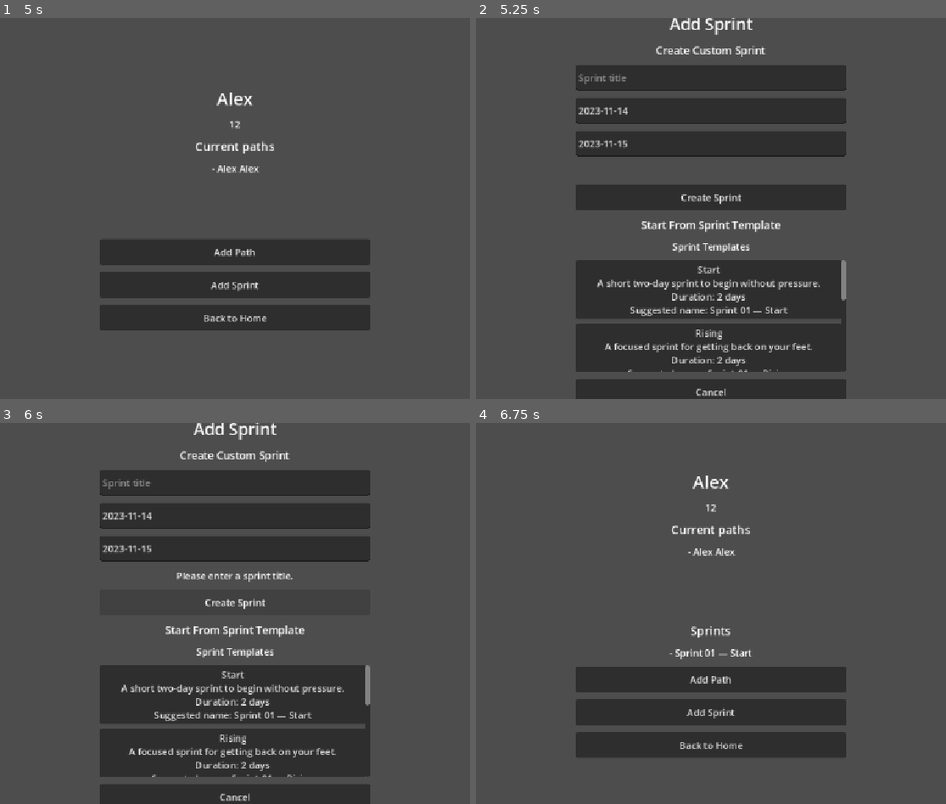
Above: before the commit, frames 1-4 (two rows, left to right).
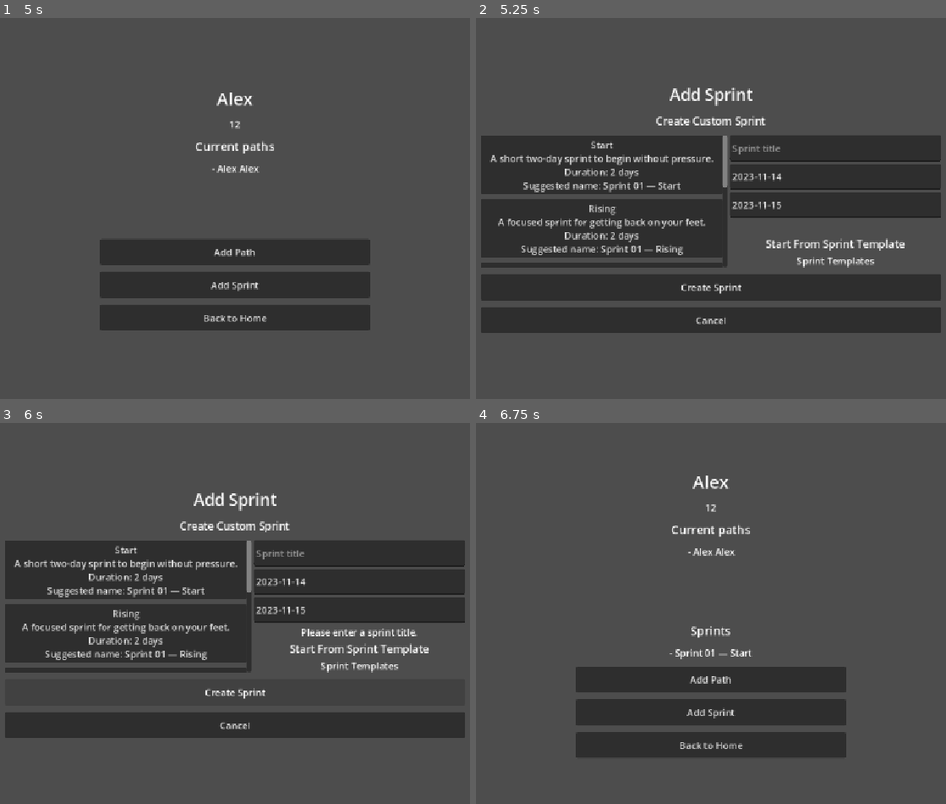
Above: after the commit, the same moments.

Repository: Farhad7d7/QuestBoard
Game: Godot game, scene res://scenes/Main.tscn
Two runs of this game, one before a commit and one after it. Both use one fixed random seed, a clock stepped at 60 frames per second and the inputs below.
Inputs (mouse positions are in pixels of both pictures, inside the frame that each line leads up to):
- Up to frame 1 (5 s): click "Create Custom Story" at 0.5 s; click (235, 143) at 1.27 s; type "Alex" at 1.35 s; click (235, 197) at 1.5 s; type "12" at 1.58 s; click "Create" at 2 s; click "Add Path" at 2.75 s; click (235, 162) at 3.52 s; type "Alex" at 3.6 s; click (235, 197) at 3.75 s; type "Alex" at 3.83 s; click "Create Path" at 4.25 s
- Up to frame 2 (5.25 s): click "Add Sprint" at 5 s
- Up to frame 3 (6 s): click "Create Sprint" at 5.75 s
- Up to frame 4 (6.75 s): click "Start A short two-day sprint …" at 6.5 s

Frame 1 is identical in both runs. In frame 2, 47% of the frame differs, in the area x 1-99%, y 0-100%; in frame 3, 44%; in frame 4, nothing differs.

Commit message:
Fix AddSprintScreen node paths

Diff:
--- a/scenes/Main.tscn
+++ b/scenes/Main.tscn
@@ -1,8 +1,8 @@
-[gd_scene load_steps=2 format=3]
-
-[ext_resource type="Script" path="res://scripts/main.gd" id="1_8du0g"]
-
-[node name="Main" type="Control"]
+[gd_scene format=3 uid="uid://c1og2tejaxrpw"]
+
+[ext_resource type="Script" uid="uid://dvheb80sqhxdr" path="res://scripts/main.gd" id="1_8du0g"]
+
+[node name="Main" type="Control" unique_id=265992179]
 layout_mode = 3
 anchors_preset = 15
 anchor_right = 1.0
@@ -11,7 +11,7 @@
 grow_vertical = 2
 script = ExtResource("1_8du0g")
 
-[node name="ScreenContainer" type="CenterContainer" parent="."]
+[node name="ScreenContainer" type="CenterContainer" parent="." unique_id=1424475673]
 layout_mode = 1
 anchors_preset = 15
 anchor_right = 1.0
@@ -19,338 +19,344 @@
 grow_horizontal = 2
 grow_vertical = 2
 
-[node name="ContentBox" type="VBoxContainer" parent="ScreenContainer"]
+[node name="ContentBox" type="VBoxContainer" parent="ScreenContainer" unique_id=677334457]
 custom_minimum_size = Vector2(460, 0)
 layout_mode = 2
 theme_override_constants/separation = 12
 alignment = 1
 
-[node name="HomeScreen" type="VBoxContainer" parent="ScreenContainer/ContentBox"]
-layout_mode = 2
-theme_override_constants/separation = 12
-alignment = 1
-
-[node name="TitleLabel" type="Label" parent="ScreenContainer/ContentBox/HomeScreen"]
+[node name="HomeScreen" type="VBoxContainer" parent="ScreenContainer/ContentBox" unique_id=1344488574]
+layout_mode = 2
+theme_override_constants/separation = 12
+alignment = 1
+
+[node name="TitleLabel" type="Label" parent="ScreenContainer/ContentBox/HomeScreen" unique_id=1731253966]
 layout_mode = 2
 theme_override_font_sizes/font_size = 32
 text = "QuestBoard"
 horizontal_alignment = 1
 
-[node name="EmptyStateLabel" type="Label" parent="ScreenContainer/ContentBox/HomeScreen"]
+[node name="EmptyStateLabel" type="Label" parent="ScreenContainer/ContentBox/HomeScreen" unique_id=1960714917]
 layout_mode = 2
 text = "No story yet. Create your first story to begin your journey."
 horizontal_alignment = 1
 autowrap_mode = 3
 
-[node name="CreateCustomStoryButton" type="Button" parent="ScreenContainer/ContentBox/HomeScreen"]
+[node name="CreateCustomStoryButton" type="Button" parent="ScreenContainer/ContentBox/HomeScreen" unique_id=2079344099]
 custom_minimum_size = Vector2(340, 44)
 layout_mode = 2
 text = "Create Custom Story"
 
-[node name="StartFromTemplateButton" type="Button" parent="ScreenContainer/ContentBox/HomeScreen"]
+[node name="StartFromTemplateButton" type="Button" parent="ScreenContainer/ContentBox/HomeScreen" unique_id=583880053]
 custom_minimum_size = Vector2(340, 44)
 layout_mode = 2
 text = "Start From Template"
 
-[node name="SettingsButton" type="Button" parent="ScreenContainer/ContentBox/HomeScreen"]
+[node name="SettingsButton" type="Button" parent="ScreenContainer/ContentBox/HomeScreen" unique_id=1294514142]
 custom_minimum_size = Vector2(340, 44)
 layout_mode = 2
 text = "Settings"
 
-[node name="CustomStoryScreen" type="VBoxContainer" parent="ScreenContainer/ContentBox"]
-visible = false
-layout_mode = 2
-theme_override_constants/separation = 12
-alignment = 1
-
-[node name="FormTitleLabel" type="Label" parent="ScreenContainer/ContentBox/CustomStoryScreen"]
+[node name="CustomStoryScreen" type="VBoxContainer" parent="ScreenContainer/ContentBox" unique_id=1385381260]
+visible = false
+layout_mode = 2
+theme_override_constants/separation = 12
+alignment = 1
+
+[node name="FormTitleLabel" type="Label" parent="ScreenContainer/ContentBox/CustomStoryScreen" unique_id=69707741]
 layout_mode = 2
 theme_override_font_sizes/font_size = 28
 text = "Create Custom Story"
 horizontal_alignment = 1
 
-[node name="StoryTitleInput" type="LineEdit" parent="ScreenContainer/ContentBox/CustomStoryScreen"]
+[node name="StoryTitleInput" type="LineEdit" parent="ScreenContainer/ContentBox/CustomStoryScreen" unique_id=450182988]
 custom_minimum_size = Vector2(360, 44)
 layout_mode = 2
 placeholder_text = "Story title"
 
-[node name="StoryDescriptionInput" type="TextEdit" parent="ScreenContainer/ContentBox/CustomStoryScreen"]
+[node name="StoryDescriptionInput" type="TextEdit" parent="ScreenContainer/ContentBox/CustomStoryScreen" unique_id=700507115]
 custom_minimum_size = Vector2(360, 110)
 layout_mode = 2
 placeholder_text = "Story description"
 
-[node name="FormMessageLabel" type="Label" parent="ScreenContainer/ContentBox/CustomStoryScreen"]
-layout_mode = 2
-horizontal_alignment = 1
-autowrap_mode = 3
-
-[node name="CreateStoryButton" type="Button" parent="ScreenContainer/ContentBox/CustomStoryScreen"]
+[node name="FormMessageLabel" type="Label" parent="ScreenContainer/ContentBox/CustomStoryScreen" unique_id=1284219952]
+layout_mode = 2
+horizontal_alignment = 1
+autowrap_mode = 3
+
+[node name="CreateStoryButton" type="Button" parent="ScreenContainer/ContentBox/CustomStoryScreen" unique_id=830514228]
 custom_minimum_size = Vector2(340, 44)
 layout_mode = 2
 text = "Create"
 
-[node name="CancelCustomStoryButton" type="Button" parent="ScreenContainer/ContentBox/CustomStoryScreen"]
+[node name="CancelCustomStoryButton" type="Button" parent="ScreenContainer/ContentBox/CustomStoryScreen" unique_id=1079997054]
 custom_minimum_size = Vector2(340, 44)
 layout_mode = 2
 text = "Cancel"
 
-[node name="TemplateScreen" type="VBoxContainer" parent="ScreenContainer/ContentBox"]
-visible = false
-layout_mode = 2
-theme_override_constants/separation = 12
-alignment = 1
-
-[node name="TemplateTitleLabel" type="Label" parent="ScreenContainer/ContentBox/TemplateScreen"]
+[node name="TemplateScreen" type="VBoxContainer" parent="ScreenContainer/ContentBox" unique_id=2133687757]
+visible = false
+layout_mode = 2
+theme_override_constants/separation = 12
+alignment = 1
+
+[node name="TemplateTitleLabel" type="Label" parent="ScreenContainer/ContentBox/TemplateScreen" unique_id=30134672]
 layout_mode = 2
 theme_override_font_sizes/font_size = 28
 text = "Choose a Story Template"
 horizontal_alignment = 1
 
-[node name="TemplateScrollContainer" type="ScrollContainer" parent="ScreenContainer/ContentBox/TemplateScreen"]
+[node name="TemplateScrollContainer" type="ScrollContainer" parent="ScreenContainer/ContentBox/TemplateScreen" unique_id=119109671]
 custom_minimum_size = Vector2(420, 220)
 layout_mode = 2
 horizontal_scroll_mode = 0
 
-[node name="TemplateButtonsContainer" type="VBoxContainer" parent="ScreenContainer/ContentBox/TemplateScreen/TemplateScrollContainer"]
+[node name="TemplateButtonsContainer" type="VBoxContainer" parent="ScreenContainer/ContentBox/TemplateScreen/TemplateScrollContainer" unique_id=1277373179]
 layout_mode = 2
 size_flags_horizontal = 3
 theme_override_constants/separation = 8
 
-[node name="CancelTemplateButton" type="Button" parent="ScreenContainer/ContentBox/TemplateScreen"]
+[node name="CancelTemplateButton" type="Button" parent="ScreenContainer/ContentBox/TemplateScreen" unique_id=1917238332]
 custom_minimum_size = Vector2(340, 44)
 layout_mode = 2
 text = "Cancel"
 
-[node name="DashboardScreen" type="VBoxContainer" parent="ScreenContainer/ContentBox"]
-visible = false
-layout_mode = 2
-theme_override_constants/separation = 12
-alignment = 1
-
-[node name="StoryTitleLabel" type="Label" parent="ScreenContainer/ContentBox/DashboardScreen"]
+[node name="DashboardScreen" type="VBoxContainer" parent="ScreenContainer/ContentBox" unique_id=1428040892]
+visible = false
+layout_mode = 2
+theme_override_constants/separation = 12
+alignment = 1
+
+[node name="StoryTitleLabel" type="Label" parent="ScreenContainer/ContentBox/DashboardScreen" unique_id=1213108696]
 layout_mode = 2
 theme_override_font_sizes/font_size = 30
 horizontal_alignment = 1
 autowrap_mode = 3
 
-[node name="StoryDescriptionLabel" type="Label" parent="ScreenContainer/ContentBox/DashboardScreen"]
-layout_mode = 2
-horizontal_alignment = 1
-autowrap_mode = 3
-
-[node name="CurrentPathsTitleLabel" type="Label" parent="ScreenContainer/ContentBox/DashboardScreen"]
+[node name="StoryDescriptionLabel" type="Label" parent="ScreenContainer/ContentBox/DashboardScreen" unique_id=546679021]
+layout_mode = 2
+horizontal_alignment = 1
+autowrap_mode = 3
+
+[node name="CurrentPathsTitleLabel" type="Label" parent="ScreenContainer/ContentBox/DashboardScreen" unique_id=473422387]
 layout_mode = 2
 theme_override_font_sizes/font_size = 20
 text = "Current paths"
 horizontal_alignment = 1
 
-[node name="CurrentPathsScrollContainer" type="ScrollContainer" parent="ScreenContainer/ContentBox/DashboardScreen"]
+[node name="CurrentPathsScrollContainer" type="ScrollContainer" parent="ScreenContainer/ContentBox/DashboardScreen" unique_id=1018725660]
 custom_minimum_size = Vector2(420, 120)
 layout_mode = 2
 horizontal_scroll_mode = 0
 
-[node name="CurrentPathsList" type="VBoxContainer" parent="ScreenContainer/ContentBox/DashboardScreen/CurrentPathsScrollContainer"]
+[node name="CurrentPathsList" type="VBoxContainer" parent="ScreenContainer/ContentBox/DashboardScreen/CurrentPathsScrollContainer" unique_id=677242149]
 layout_mode = 2
 size_flags_horizontal = 3
 theme_override_constants/separation = 6
 
-[node name="NoPathsLabel" type="Label" parent="ScreenContainer/ContentBox/DashboardScreen/CurrentPathsScrollContainer/CurrentPathsList"]
+[node name="NoPathsLabel" type="Label" parent="ScreenContainer/ContentBox/DashboardScreen/CurrentPathsScrollContainer/CurrentPathsList" unique_id=1782315335]
 layout_mode = 2
 text = "No paths yet. Add your first path to shape this story."
 horizontal_alignment = 1
 autowrap_mode = 3
 
-[node name="SuggestedPathsTitleLabel" type="Label" parent="ScreenContainer/ContentBox/DashboardScreen"]
+[node name="SuggestedPathsTitleLabel" type="Label" parent="ScreenContainer/ContentBox/DashboardScreen" unique_id=1869718801]
 layout_mode = 2
 theme_override_font_sizes/font_size = 20
 text = "Suggested paths"
 horizontal_alignment = 1
 
-[node name="SuggestedPathsScrollContainer" type="ScrollContainer" parent="ScreenContainer/ContentBox/DashboardScreen"]
+[node name="SuggestedPathsScrollContainer" type="ScrollContainer" parent="ScreenContainer/ContentBox/DashboardScreen" unique_id=1490353178]
 custom_minimum_size = Vector2(420, 120)
 layout_mode = 2
 horizontal_scroll_mode = 0
 
-[node name="SuggestedPathsList" type="VBoxContainer" parent="ScreenContainer/ContentBox/DashboardScreen/SuggestedPathsScrollContainer"]
+[node name="SuggestedPathsList" type="VBoxContainer" parent="ScreenContainer/ContentBox/DashboardScreen/SuggestedPathsScrollContainer" unique_id=736202526]
 layout_mode = 2
 size_flags_horizontal = 3
 theme_override_constants/separation = 6
 
-[node name="SprintsTitleLabel" type="Label" parent="ScreenContainer/ContentBox/DashboardScreen"]
+[node name="SprintsTitleLabel" type="Label" parent="ScreenContainer/ContentBox/DashboardScreen" unique_id=1649486228]
 layout_mode = 2
 theme_override_font_sizes/font_size = 20
 text = "Sprints"
 horizontal_alignment = 1
 
-[node name="SprintsList" type="VBoxContainer" parent="ScreenContainer/ContentBox/DashboardScreen"]
+[node name="SprintsList" type="VBoxContainer" parent="ScreenContainer/ContentBox/DashboardScreen" unique_id=718204921]
 layout_mode = 2
 theme_override_constants/separation = 6
 
-[node name="AddSprintHintLabel" type="Label" parent="ScreenContainer/ContentBox/DashboardScreen"]
-layout_mode = 2
-horizontal_alignment = 1
-autowrap_mode = 3
-
-[node name="AddPathButton" type="Button" parent="ScreenContainer/ContentBox/DashboardScreen"]
+[node name="AddSprintHintLabel" type="Label" parent="ScreenContainer/ContentBox/DashboardScreen" unique_id=1810212232]
+layout_mode = 2
+horizontal_alignment = 1
+autowrap_mode = 3
+
+[node name="AddPathButton" type="Button" parent="ScreenContainer/ContentBox/DashboardScreen" unique_id=601893339]
 custom_minimum_size = Vector2(340, 44)
 layout_mode = 2
 text = "Add Path"
 
-[node name="AddSprintButton" type="Button" parent="ScreenContainer/ContentBox/DashboardScreen"]
+[node name="AddSprintButton" type="Button" parent="ScreenContainer/ContentBox/DashboardScreen" unique_id=1430619700]
 custom_minimum_size = Vector2(340, 44)
 layout_mode = 2
 text = "Add Sprint"
 
-[node name="BackToHomeButton" type="Button" parent="ScreenContainer/ContentBox/DashboardScreen"]
+[node name="BackToHomeButton" type="Button" parent="ScreenContainer/ContentBox/DashboardScreen" unique_id=263879282]
 custom_minimum_size = Vector2(340, 44)
 layout_mode = 2
 text = "Back to Home"
 
-[node name="AddPathScreen" type="VBoxContainer" parent="ScreenContainer/ContentBox"]
-visible = false
-layout_mode = 2
-theme_override_constants/separation = 12
-alignment = 1
-
-[node name="AddPathTitleLabel" type="Label" parent="ScreenContainer/ContentBox/AddPathScreen"]
+[node name="AddPathScreen" type="VBoxContainer" parent="ScreenContainer/ContentBox" unique_id=1378411317]
+visible = false
+layout_mode = 2
+theme_override_constants/separation = 12
+alignment = 1
+
+[node name="AddPathTitleLabel" type="Label" parent="ScreenContainer/ContentBox/AddPathScreen" unique_id=117776064]
 layout_mode = 2
 theme_override_font_sizes/font_size = 28
 text = "Add Path"
 horizontal_alignment = 1
 
-[node name="PathNameInput" type="LineEdit" parent="ScreenContainer/ContentBox/AddPathScreen"]
+[node name="PathNameInput" type="LineEdit" parent="ScreenContainer/ContentBox/AddPathScreen" unique_id=1462095252]
 custom_minimum_size = Vector2(360, 44)
 layout_mode = 2
 placeholder_text = "Path name"
 
-[node name="PathIconInput" type="LineEdit" parent="ScreenContainer/ContentBox/AddPathScreen"]
+[node name="PathIconInput" type="LineEdit" parent="ScreenContainer/ContentBox/AddPathScreen" unique_id=1706718606]
 custom_minimum_size = Vector2(360, 44)
 layout_mode = 2
 placeholder_text = "Icon text, optional"
 
-[node name="PathFormMessageLabel" type="Label" parent="ScreenContainer/ContentBox/AddPathScreen"]
-layout_mode = 2
-horizontal_alignment = 1
-autowrap_mode = 3
-
-[node name="CreatePathButton" type="Button" parent="ScreenContainer/ContentBox/AddPathScreen"]
+[node name="PathFormMessageLabel" type="Label" parent="ScreenContainer/ContentBox/AddPathScreen" unique_id=477073351]
+layout_mode = 2
+horizontal_alignment = 1
+autowrap_mode = 3
+
+[node name="CreatePathButton" type="Button" parent="ScreenContainer/ContentBox/AddPathScreen" unique_id=1282305446]
 custom_minimum_size = Vector2(340, 44)
 layout_mode = 2
 text = "Create Path"
 
-[node name="SuggestedPathFormTitleLabel" type="Label" parent="ScreenContainer/ContentBox/AddPathScreen"]
+[node name="SuggestedPathFormTitleLabel" type="Label" parent="ScreenContainer/ContentBox/AddPathScreen" unique_id=695386803]
 layout_mode = 2
 theme_override_font_sizes/font_size = 18
 text = "Add from suggested paths"
 horizontal_alignment = 1
 
-[node name="PathFormSuggestedScrollContainer" type="ScrollContainer" parent="ScreenContainer/ContentBox/AddPathScreen"]
+[node name="PathFormSuggestedScrollContainer" type="ScrollContainer" parent="ScreenContainer/ContentBox/AddPathScreen" unique_id=323849736]
 custom_minimum_size = Vector2(420, 130)
 layout_mode = 2
 horizontal_scroll_mode = 0
 
-[node name="PathFormSuggestedList" type="VBoxContainer" parent="ScreenContainer/ContentBox/AddPathScreen/PathFormSuggestedScrollContainer"]
+[node name="PathFormSuggestedList" type="VBoxContainer" parent="ScreenContainer/ContentBox/AddPathScreen/PathFormSuggestedScrollContainer" unique_id=1980416460]
 layout_mode = 2
 size_flags_horizontal = 3
 theme_override_constants/separation = 6
 
-[node name="CancelPathButton" type="Button" parent="ScreenContainer/ContentBox/AddPathScreen"]
+[node name="CancelPathButton" type="Button" parent="ScreenContainer/ContentBox/AddPathScreen" unique_id=722129446]
 custom_minimum_size = Vector2(340, 44)
 layout_mode = 2
 text = "Cancel"
 
-[node name="AddSprintScreen" type="VBoxContainer" parent="ScreenContainer/ContentBox"]
-visible = false
-layout_mode = 2
-theme_override_constants/separation = 12
-alignment = 1
-
-[node name="AddSprintTitleLabel" type="Label" parent="ScreenContainer/ContentBox/AddSprintScreen"]
+[node name="AddSprintScreen" type="VBoxContainer" parent="ScreenContainer/ContentBox" unique_id=734990698]
+visible = false
+layout_mode = 2
+theme_override_constants/separation = 12
+alignment = 1
+
+[node name="AddSprintTitleLabel" type="Label" parent="ScreenContainer/ContentBox/AddSprintScreen" unique_id=762591549]
 layout_mode = 2
 theme_override_font_sizes/font_size = 28
 text = "Add Sprint"
 horizontal_alignment = 1
 
-[node name="CreateCustomSprintLabel" type="Label" parent="ScreenContainer/ContentBox/AddSprintScreen"]
+[node name="CreateCustomSprintLabel" type="Label" parent="ScreenContainer/ContentBox/AddSprintScreen" unique_id=2043700195]
 layout_mode = 2
 theme_override_font_sizes/font_size = 18
 text = "Create Custom Sprint"
 horizontal_alignment = 1
 
-[node name="SprintTitleInput" type="LineEdit" parent="ScreenContainer/ContentBox/AddSprintScreen"]
+[node name="HBoxContainer" type="HBoxContainer" parent="ScreenContainer/ContentBox/AddSprintScreen" unique_id=907985533]
+layout_mode = 2
+
+[node name="SprintTemplateScrollContainer" type="ScrollContainer" parent="ScreenContainer/ContentBox/AddSprintScreen/HBoxContainer" unique_id=2016558933]
+custom_minimum_size = Vector2(420, 190)
+layout_mode = 2
+horizontal_scroll_mode = 0
+
+[node name="SprintTemplateButtonsContainer" type="VBoxContainer" parent="ScreenContainer/ContentBox/AddSprintScreen/HBoxContainer/SprintTemplateScrollContainer" unique_id=1210289866]
+layout_mode = 2
+size_flags_horizontal = 3
+theme_override_constants/separation = 8
+
+[node name="VBoxContainer" type="VBoxContainer" parent="ScreenContainer/ContentBox/AddSprintScreen/HBoxContainer" unique_id=1930202464]
+layout_mode = 2
+
+[node name="SprintTitleInput" type="LineEdit" parent="ScreenContainer/ContentBox/AddSprintScreen/HBoxContainer/VBoxContainer" unique_id=831246078]
 custom_minimum_size = Vector2(360, 44)
 layout_mode = 2
 placeholder_text = "Sprint title"
 
-[node name="SprintStartDateInput" type="LineEdit" parent="ScreenContainer/ContentBox/AddSprintScreen"]
+[node name="SprintStartDateInput" type="LineEdit" parent="ScreenContainer/ContentBox/AddSprintScreen/HBoxContainer/VBoxContainer" unique_id=800995772]
 custom_minimum_size = Vector2(360, 44)
 layout_mode = 2
 placeholder_text = "Start date"
 
-[node name="SprintEndDateInput" type="LineEdit" parent="ScreenContainer/ContentBox/AddSprintScreen"]
+[node name="SprintEndDateInput" type="LineEdit" parent="ScreenContainer/ContentBox/AddSprintScreen/HBoxContainer/VBoxContainer" unique_id=1918408157]
 custom_minimum_size = Vector2(360, 44)
 layout_mode = 2
 placeholder_text = "End date"
 
-[node name="SprintFormMessageLabel" type="Label" parent="ScreenContainer/ContentBox/AddSprintScreen"]
-layout_mode = 2
-horizontal_alignment = 1
-autowrap_mode = 3
-
-[node name="CreateSprintButton" type="Button" parent="ScreenContainer/ContentBox/AddSprintScreen"]
-custom_minimum_size = Vector2(340, 44)
-layout_mode = 2
-text = "Create Sprint"
-
-[node name="StartFromSprintTemplateLabel" type="Label" parent="ScreenContainer/ContentBox/AddSprintScreen"]
+[node name="SprintFormMessageLabel" type="Label" parent="ScreenContainer/ContentBox/AddSprintScreen/HBoxContainer/VBoxContainer" unique_id=1474190047]
+layout_mode = 2
+horizontal_alignment = 1
+autowrap_mode = 3
+
+[node name="StartFromSprintTemplateLabel" type="Label" parent="ScreenContainer/ContentBox/AddSprintScreen/HBoxContainer/VBoxContainer" unique_id=174101377]
 layout_mode = 2
 theme_override_font_sizes/font_size = 18
 text = "Start From Sprint Template"
 horizontal_alignment = 1
 
-[node name="SprintTemplatesTitleLabel" type="Label" parent="ScreenContainer/ContentBox/AddSprintScreen"]
+[node name="SprintTemplatesTitleLabel" type="Label" parent="ScreenContainer/ContentBox/AddSprintScreen/HBoxContainer/VBoxContainer" unique_id=1253250959]
 layout_mode = 2
 theme_override_font_sizes/font_size = 16
 text = "Sprint Templates"
 horizontal_alignment = 1
 
-[node name="SprintTemplateScrollContainer" type="ScrollContainer" parent="ScreenContainer/ContentBox/AddSprintScreen"]
-custom_minimum_size = Vector2(420, 190)
-layout_mode = 2
-horizontal_scroll_mode = 0
-
-[node name="SprintTemplateButtonsContainer" type="VBoxContainer" parent="ScreenContainer/ContentBox/AddSprintScreen/SprintTemplateScrollContainer"]
-layout_mode = 2
-size_flags_horizontal = 3
-theme_override_constants/separation = 8
-
-[node name="CancelSprintButton" type="Button" parent="ScreenContainer/ContentBox/AddSprintScreen"]
+[node name="CreateSprintButton" type="Button" parent="ScreenContainer/ContentBox/AddSprintScreen" unique_id=45831830]
+custom_minimum_size = Vector2(340, 44)
+layout_mode = 2
+text = "Create Sprint"
+
+[node name="CancelSprintButton" type="Button" parent="ScreenContainer/ContentBox/AddSprintScreen" unique_id=255421277]
 custom_minimum_size = Vector2(340, 44)
 layout_mode = 2
 text = "Cancel"
 
-[node name="SettingsScreen" type="VBoxContainer" parent="ScreenContainer/ContentBox"]
-visible = false
-layout_mode = 2
-theme_override_constants/separation = 12
-alignment = 1
-
-[node name="SettingsTitleLabel" type="Label" parent="ScreenContainer/ContentBox/SettingsScreen"]
+[node name="SettingsScreen" type="VBoxContainer" parent="ScreenContainer/ContentBox" unique_id=2139739473]
+visible = false
+layout_mode = 2
+theme_override_constants/separation = 12
+alignment = 1
+
+[node name="SettingsTitleLabel" type="Label" parent="ScreenContainer/ContentBox/SettingsScreen" unique_id=810806513]
 layout_mode = 2
 theme_override_font_sizes/font_size = 28
 text = "Settings"
 horizontal_alignment = 1
 
-[node name="LanguageLabel" type="Label" parent="ScreenContainer/ContentBox/SettingsScreen"]
+[node name="LanguageLabel" type="Label" parent="ScreenContainer/ContentBox/SettingsScreen" unique_id=2036006880]
 layout_mode = 2
 text = "App language"
 horizontal_alignment = 1
 
-[node name="LanguageSelector" type="OptionButton" parent="ScreenContainer/ContentBox/SettingsScreen"]
-custom_minimum_size = Vector2(340, 44)
-layout_mode = 2
-
-[node name="BackFromSettingsButton" type="Button" parent="ScreenContainer/ContentBox/SettingsScreen"]
+[node name="LanguageSelector" type="OptionButton" parent="ScreenContainer/ContentBox/SettingsScreen" unique_id=864069177]
+custom_minimum_size = Vector2(340, 44)
+layout_mode = 2
+
+[node name="BackFromSettingsButton" type="Button" parent="ScreenContainer/ContentBox/SettingsScreen" unique_id=434216864]
 custom_minimum_size = Vector2(340, 44)
 layout_mode = 2
 text = "Back to Home"
--- a/scripts/main.gd
+++ b/scripts/main.gd
@@ -162,14 +162,14 @@
 @onready var add_sprint_screen: VBoxContainer = $ScreenContainer/ContentBox/AddSprintScreen
 @onready var add_sprint_title_label: Label = $ScreenContainer/ContentBox/AddSprintScreen/AddSprintTitleLabel
 @onready var create_custom_sprint_label: Label = $ScreenContainer/ContentBox/AddSprintScreen/CreateCustomSprintLabel
-@onready var sprint_title_input: LineEdit = $ScreenContainer/ContentBox/AddSprintScreen/SprintTitleInput
-@onready var sprint_start_date_input: LineEdit = $ScreenContainer/ContentBox/AddSprintScreen/SprintStartDateInput
-@onready var sprint_end_date_input: LineEdit = $ScreenContainer/ContentBox/AddSprintScreen/SprintEndDateInput
-@onready var sprint_form_message_label: Label = $ScreenContainer/ContentBox/AddSprintScreen/SprintFormMessageLabel
+@onready var sprint_title_input: LineEdit = $ScreenContainer/ContentBox/AddSprintScreen/HBoxContainer/VBoxContainer/SprintTitleInput
+@onready var sprint_start_date_input: LineEdit = $ScreenContainer/ContentBox/AddSprintScreen/HBoxContainer/VBoxContainer/SprintStartDateInput
+@onready var sprint_end_date_input: LineEdit = $ScreenContainer/ContentBox/AddSprintScreen/HBoxContainer/VBoxContainer/SprintEndDateInput
+@onready var sprint_form_message_label: Label = $ScreenContainer/ContentBox/AddSprintScreen/HBoxContainer/VBoxContainer/SprintFormMessageLabel
 @onready var create_sprint_button: Button = $ScreenContainer/ContentBox/AddSprintScreen/CreateSprintButton
-@onready var start_from_sprint_template_label: Label = $ScreenContainer/ContentBox/AddSprintScreen/StartFromSprintTemplateLabel
-@onready var sprint_templates_title_label: Label = $ScreenContainer/ContentBox/AddSprintScreen/SprintTemplatesTitleLabel
-@onready var sprint_template_buttons_container: VBoxContainer = $ScreenContainer/ContentBox/AddSprintScreen/SprintTemplateScrollContainer/SprintTemplateButtonsContainer
+@onready var start_from_sprint_template_label: Label = $ScreenContainer/ContentBox/AddSprintScreen/HBoxContainer/VBoxContainer/StartFromSprintTemplateLabel
+@onready var sprint_templates_title_label: Label = $ScreenContainer/ContentBox/AddSprintScreen/HBoxContainer/VBoxContainer/SprintTemplatesTitleLabel
+@onready var sprint_template_buttons_container: VBoxContainer = $ScreenContainer/ContentBox/AddSprintScreen/HBoxContainer/SprintTemplateScrollContainer/SprintTemplateButtonsContainer
 @onready var cancel_sprint_button: Button = $ScreenContainer/ContentBox/AddSprintScreen/CancelSprintButton
 
 @onready var settings_screen: VBoxContainer = $ScreenContainer/ContentBox/SettingsScreen
